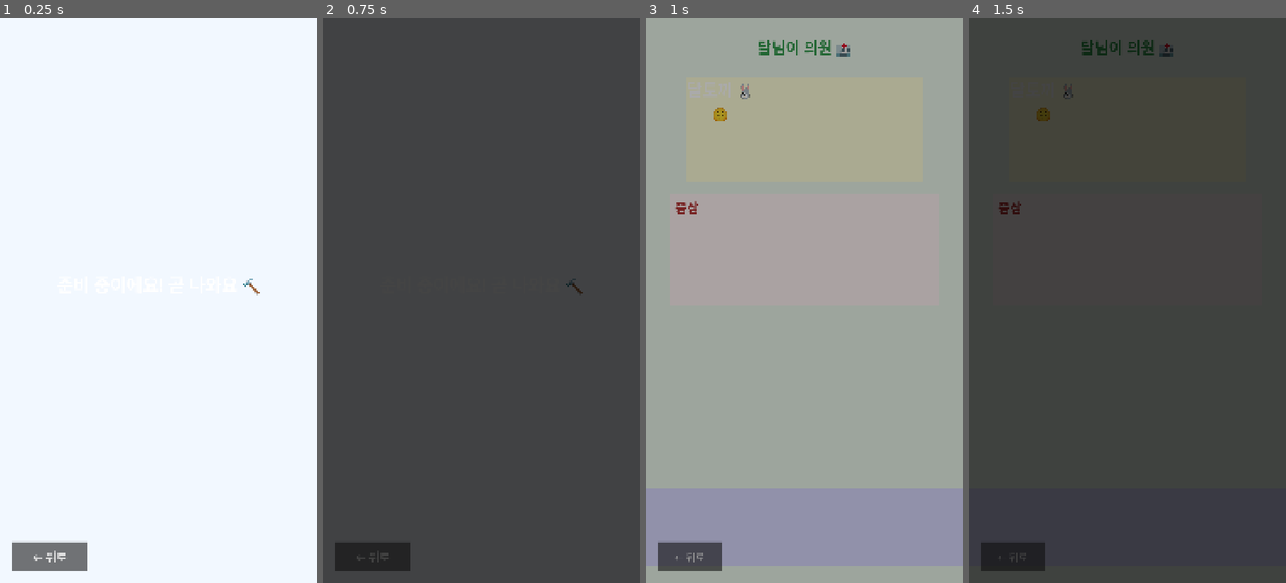
Above: before the commit, frames 1-4 (left to right).
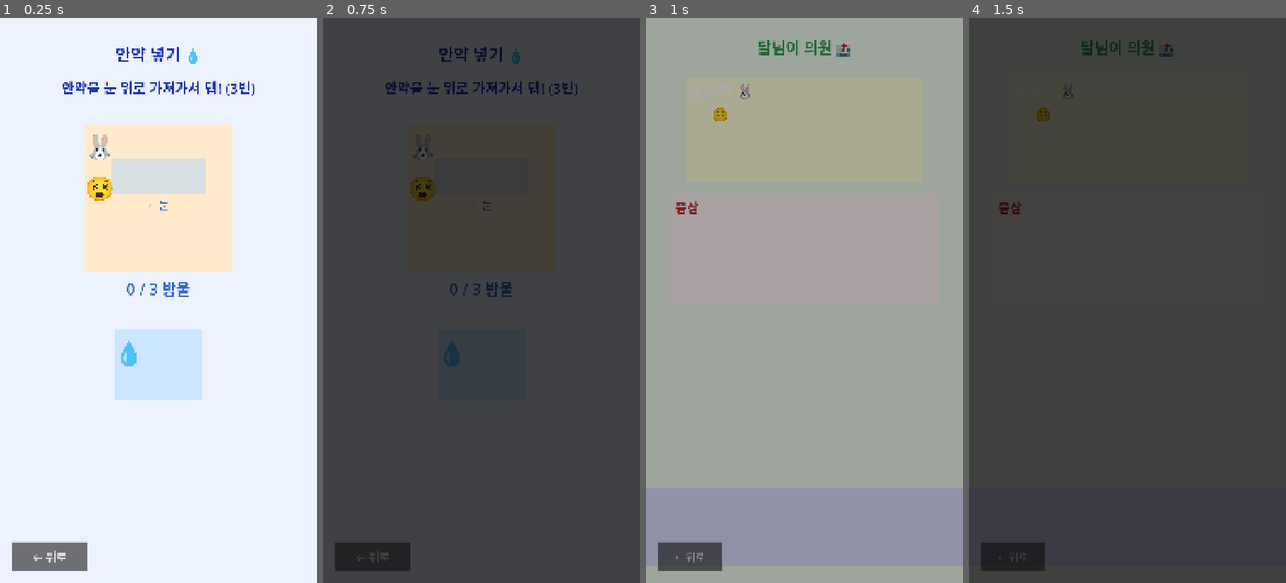
Above: after the commit, the same moments.

Repository: sean-park-funda/dalnimi-doctor
Game: Godot game, scene res://scenes/minigames/EyeDrop.tscn
Two runs of this game, one before a commit and one after it. Both use one fixed random seed, a clock stepped at 60 frames per second and the inputs below. This scene is started directly instead of the project's main scene.
Inputs:
- Up to frame 1 (0.25 s): no input
- Up to frame 2 (0.75 s): click "← 뒤로" at 0.5 s
- Up to frame 3 (1 s): no input
- Up to frame 4 (1.5 s): click "← 뒤로" at 1.25 s

The runs differ from the first frame. In frame 1, 17% of the frame differs, in the area x 19-82%, y 5-68%; in frame 2, 1.4%; in frame 3, nothing differs; in frame 4, nothing differs.

Commit message:
feat: implement 4 remaining minigames (handkerchief, stethoscope, toothbrush, eyedrop)

Diff:
--- a/scenes/minigames/EyeDrop.tscn
+++ b/scenes/minigames/EyeDrop.tscn
@@ -9,16 +9,83 @@
 anchors_preset = 15
 offset_right = 1080.0
 offset_bottom = 1920.0
-color = Color(0.95, 0.97, 1.0, 1)
+color = Color(0.93, 0.95, 1.0, 1)
+
+[node name="Title" type="Label" parent="."]
+offset_left = 80.0
+offset_top = 80.0
+offset_right = 1000.0
+offset_bottom = 180.0
+theme_override_font_sizes/font_size = 56
+horizontal_alignment = 1
+text = "안약 넣기 💧"
+theme_override_colors/font_color = Color(0.1, 0.2, 0.7, 1)
 
 [node name="GuideLabel" type="Label" parent="."]
 offset_left = 80.0
-offset_top = 860.0
+offset_top = 200.0
 offset_right = 1000.0
-offset_bottom = 1060.0
-theme_override_font_sizes/font_size = 60
+offset_bottom = 320.0
+theme_override_font_sizes/font_size = 48
 horizontal_alignment = 1
-text = "준비 중..."
+autowrap_mode = 3
+text = "안약을 눈 위로 가져가서 탭!"
+theme_override_colors/font_color = Color(0.1, 0.2, 0.7, 1)
+
+[node name="PatientChar" type="ColorRect" parent="."]
+offset_left = 290.0
+offset_top = 360.0
+offset_right = 790.0
+offset_bottom = 860.0
+color = Color(1.0, 0.92, 0.8, 1)
+
+[node name="PatientFace" type="Label" parent="PatientChar"]
+anchors_preset = 15
+theme_override_font_sizes/font_size = 100
+horizontal_alignment = 1
+vertical_alignment = 1
+text = "🐰\n😵"
+
+[node name="EyeZone" type="ColorRect" parent="."]
+offset_left = 380.0
+offset_top = 480.0
+offset_right = 700.0
+offset_bottom = 600.0
+color = Color(0.6, 0.8, 1.0, 0.4)
+
+[node name="EyeHint" type="Label" parent="."]
+offset_left = 380.0
+offset_top = 608.0
+offset_right = 700.0
+offset_bottom = 680.0
+theme_override_font_sizes/font_size = 36
+horizontal_alignment = 1
+text = "← 눈"
+theme_override_colors/font_color = Color(0.2, 0.4, 0.8, 1)
+
+[node name="DropCountLabel" type="Label" parent="."]
+offset_left = 80.0
+offset_top = 880.0
+offset_right = 1000.0
+offset_bottom = 980.0
+theme_override_font_sizes/font_size = 52
+horizontal_alignment = 1
+text = "0 / 3 방울"
+theme_override_colors/font_color = Color(0.2, 0.4, 0.8, 1)
+
+[node name="EyeDropItem" type="ColorRect" parent="."]
+offset_left = 390.0
+offset_top = 1060.0
+offset_right = 690.0
+offset_bottom = 1300.0
+color = Color(0.8, 0.9, 1.0, 1)
+
+[node name="DropLabel" type="Label" parent="EyeDropItem"]
+anchors_preset = 15
+theme_override_font_sizes/font_size = 100
+horizontal_alignment = 1
+vertical_alignment = 1
+text = "💧"
 
 [node name="BackButton" type="Button" parent="."]
 offset_left = 40.0
--- a/scenes/minigames/Handkerchief.tscn
+++ b/scenes/minigames/Handkerchief.tscn
@@ -9,16 +9,83 @@
 anchors_preset = 15
 offset_right = 1080.0
 offset_bottom = 1920.0
-color = Color(0.95, 0.97, 1.0, 1)
+color = Color(0.93, 0.97, 1.0, 1)
+
+[node name="Title" type="Label" parent="."]
+offset_left = 80.0
+offset_top = 80.0
+offset_right = 1000.0
+offset_bottom = 180.0
+theme_override_font_sizes/font_size = 56
+horizontal_alignment = 1
+text = "콧물 닦기 🤧"
+theme_override_colors/font_color = Color(0.2, 0.4, 0.8, 1)
 
 [node name="GuideLabel" type="Label" parent="."]
 offset_left = 80.0
-offset_top = 860.0
+offset_top = 200.0
 offset_right = 1000.0
-offset_bottom = 1060.0
-theme_override_font_sizes/font_size = 60
+offset_bottom = 320.0
+theme_override_font_sizes/font_size = 48
 horizontal_alignment = 1
-text = "준비 중..."
+autowrap_mode = 3
+text = "손수건으로 코를 닦아줘요!"
+theme_override_colors/font_color = Color(0.2, 0.4, 0.8, 1)
+
+[node name="PatientChar" type="ColorRect" parent="."]
+offset_left = 290.0
+offset_top = 380.0
+offset_right = 790.0
+offset_bottom = 900.0
+color = Color(1.0, 0.92, 0.8, 1)
+
+[node name="PatientFace" type="Label" parent="PatientChar"]
+anchors_preset = 15
+theme_override_font_sizes/font_size = 100
+horizontal_alignment = 1
+vertical_alignment = 1
+text = "🐰\n😤"
+
+[node name="NoseZone" type="ColorRect" parent="."]
+offset_left = 440.0
+offset_top = 620.0
+offset_right = 640.0
+offset_bottom = 760.0
+color = Color(1.0, 0.7, 0.7, 0.4)
+
+[node name="NoseHint" type="Label" parent="."]
+offset_left = 390.0
+offset_top = 770.0
+offset_right = 690.0
+offset_bottom = 840.0
+theme_override_font_sizes/font_size = 36
+horizontal_alignment = 1
+text = "← 코"
+theme_override_colors/font_color = Color(0.8, 0.3, 0.3, 1)
+
+[node name="ProgressLabel" type="Label" parent="."]
+offset_left = 80.0
+offset_top = 900.0
+offset_right = 1000.0
+offset_bottom = 1000.0
+theme_override_font_sizes/font_size = 52
+horizontal_alignment = 1
+text = "0 / 3"
+theme_override_colors/font_color = Color(0.3, 0.6, 0.3, 1)
+
+[node name="HandkerchiefItem" type="ColorRect" parent="."]
+offset_left = 390.0
+offset_top = 1080.0
+offset_right = 690.0
+offset_bottom = 1300.0
+color = Color(0.9, 0.9, 1.0, 1)
+
+[node name="HkLabel" type="Label" parent="HandkerchiefItem"]
+anchors_preset = 15
+theme_override_font_sizes/font_size = 90
+horizontal_alignment = 1
+vertical_alignment = 1
+text = "🤧"
 
 [node name="BackButton" type="Button" parent="."]
 offset_left = 40.0
--- a/scenes/minigames/Stethoscope.tscn
+++ b/scenes/minigames/Stethoscope.tscn
@@ -9,16 +9,91 @@
 anchors_preset = 15
 offset_right = 1080.0
 offset_bottom = 1920.0
-color = Color(0.95, 0.97, 1.0, 1)
+color = Color(0.95, 0.98, 0.93, 1)
+
+[node name="Title" type="Label" parent="."]
+offset_left = 80.0
+offset_top = 80.0
+offset_right = 1000.0
+offset_bottom = 180.0
+theme_override_font_sizes/font_size = 56
+horizontal_alignment = 1
+text = "배 진찰하기 🩺"
+theme_override_colors/font_color = Color(0.1, 0.5, 0.2, 1)
 
 [node name="GuideLabel" type="Label" parent="."]
 offset_left = 80.0
-offset_top = 860.0
+offset_top = 200.0
 offset_right = 1000.0
-offset_bottom = 1060.0
-theme_override_font_sizes/font_size = 60
+offset_bottom = 320.0
+theme_override_font_sizes/font_size = 48
 horizontal_alignment = 1
-text = "준비 중..."
+autowrap_mode = 3
+text = "청진기를 배에 갖다 대고 기다려요!"
+theme_override_colors/font_color = Color(0.1, 0.5, 0.2, 1)
+
+[node name="PatientChar" type="ColorRect" parent="."]
+offset_left = 290.0
+offset_top = 380.0
+offset_right = 790.0
+offset_bottom = 900.0
+color = Color(1.0, 0.92, 0.8, 1)
+
+[node name="PatientFace" type="Label" parent="PatientChar"]
+anchors_preset = 15
+theme_override_font_sizes/font_size = 100
+horizontal_alignment = 1
+vertical_alignment = 1
+text = "🐰\n😣"
+
+[node name="BellyZone" type="ColorRect" parent="."]
+offset_left = 420.0
+offset_top = 680.0
+offset_right = 660.0
+offset_bottom = 820.0
+color = Color(1.0, 0.8, 0.6, 0.4)
+
+[node name="BellyHint" type="Label" parent="."]
+offset_left = 380.0
+offset_top = 828.0
+offset_right = 700.0
+offset_bottom = 900.0
+theme_override_font_sizes/font_size = 36
+horizontal_alignment = 1
+text = "← 배"
+theme_override_colors/font_color = Color(0.7, 0.4, 0.1, 1)
+
+[node name="ProgressBar" type="ProgressBar" parent="."]
+offset_left = 160.0
+offset_top = 920.0
+offset_right = 920.0
+offset_bottom = 960.0
+max_value = 3.0
+value = 0.0
+
+[node name="ProgressLabel" type="Label" parent="."]
+offset_left = 80.0
+offset_top = 970.0
+offset_right = 1000.0
+offset_bottom = 1050.0
+theme_override_font_sizes/font_size = 44
+horizontal_alignment = 1
+text = "청진기를 배에 올려두세요"
+theme_override_colors/font_color = Color(0.4, 0.4, 0.4, 1)
+
+[node name="StethoscopeItem" type="ColorRect" parent="."]
+offset_left = 390.0
+offset_top = 1100.0
+offset_right = 690.0
+offset_bottom = 1340.0
+color = Color(0.7, 0.7, 0.9, 1)
+
+[node name="StethoLabel" type="Label" parent="StethoscopeItem"]
+anchors_preset = 15
+theme_override_font_sizes/font_size = 100
+horizontal_alignment = 1
+vertical_alignment = 1
+text = "🩺"
 
 [node name="BackButton" type="Button" parent="."]
 offset_left = 40.0
--- a/scenes/minigames/Toothbrush.tscn
+++ b/scenes/minigames/Toothbrush.tscn
@@ -9,16 +9,80 @@
 anchors_preset = 15
 offset_right = 1080.0
 offset_bottom = 1920.0
-color = Color(0.95, 0.97, 1.0, 1)
+color = Color(0.95, 0.98, 1.0, 1)
+
+[node name="Title" type="Label" parent="."]
+offset_left = 80.0
+offset_top = 80.0
+offset_right = 1000.0
+offset_bottom = 180.0
+theme_override_font_sizes/font_size = 56
+horizontal_alignment = 1
+text = "양치하기 🦷"
+theme_override_colors/font_color = Color(0.1, 0.3, 0.7, 1)
 
 [node name="GuideLabel" type="Label" parent="."]
 offset_left = 80.0
-offset_top = 860.0
+offset_top = 200.0
+offset_right = 1000.0
+offset_bottom = 320.0
+theme_override_font_sizes/font_size = 48
+horizontal_alignment = 1
+autowrap_mode = 3
+text = "칫솔을 좌우로 문질러요!"
+theme_override_colors/font_color = Color(0.1, 0.3, 0.7, 1)
+
+[node name="PatientChar" type="ColorRect" parent="."]
+offset_left = 290.0
+offset_top = 360.0
+offset_right = 790.0
+offset_bottom = 800.0
+color = Color(1.0, 0.92, 0.8, 1)
+
+[node name="PatientFace" type="Label" parent="PatientChar"]
+anchors_preset = 15
+theme_override_font_sizes/font_size = 90
+horizontal_alignment = 1
+vertical_alignment = 1
+text = "🐰\n😬"
+
+[node name="TeethZone" type="ColorRect" parent="."]
+offset_left = 360.0
+offset_top = 810.0
+offset_right = 720.0
+offset_bottom = 940.0
+color = Color(1.0, 1.0, 0.85, 0.6)
+
+[node name="TeethLabel" type="Label" parent="TeethZone"]
+anchors_preset = 15
+theme_override_font_sizes/font_size = 52
+horizontal_alignment = 1
+vertical_alignment = 1
+text = "🦷🦷🦷"
+
+[node name="ProgressLabel" type="Label" parent="."]
+offset_left = 80.0
+offset_top = 960.0
 offset_right = 1000.0
 offset_bottom = 1060.0
-theme_override_font_sizes/font_size = 60
+theme_override_font_sizes/font_size = 52
 horizontal_alignment = 1
-text = "준비 중..."
+text = "0 / 5"
+theme_override_colors/font_color = Color(0.2, 0.5, 0.8, 1)
+
+[node name="ToothbrushItem" type="ColorRect" parent="."]
+offset_left = 390.0
+offset_top = 1100.0
+offset_right = 690.0
+offset_bottom = 1340.0
+color = Color(0.7, 0.9, 1.0, 1)
+
+[node name="BrushLabel" type="Label" parent="ToothbrushItem"]
+anchors_preset = 15
+theme_override_font_sizes/font_size = 100
+horizontal_alignment = 1
+vertical_alignment = 1
+text = "🪥"
 
 [node name="BackButton" type="Button" parent="."]
 offset_left = 40.0
--- a/scripts/minigames/eyedrop.gd
+++ b/scripts/minigames/eyedrop.gd
@@ -1,7 +1,87 @@
 extends Node2D
 
+# 안약을 눈 위에 가져다 대고 3번 탭하기
+var drop_count = 0
+const TARGET_DROPS = 3
+var dragging = false
+var over_eye = false
+
+@onready var guide_label = $GuideLabel
+@onready var drop_count_label = $DropCountLabel
+@onready var drop_item = $EyeDropItem
+@onready var eye_zone = $EyeZone
+@onready var patient_face = $PatientChar/PatientFace
+
 func _ready():
-	$GuideLabel.text = "준비 중이에요! 곧 나와요 🔨"
+	guide_label.text = "안약을 눈 위로 가져가서 탭! (%d번)" % TARGET_DROPS
+	drop_count_label.text = "0 / %d 방울" % TARGET_DROPS
+
+func _input(event):
+	if event is InputEventMouseButton or event is InputEventScreenTouch:
+		var pos = event.position
+		if event.pressed:
+			if drop_item.get_global_rect().has_point(pos):
+				dragging = true
+			# 눈 위에 있을 때 탭하면 안약 투여
+			if over_eye and dragging:
+				_drop_one()
+		elif not event.pressed:
+			dragging = false
+
+	if (event is InputEventMouseMotion or event is InputEventScreenDrag) and dragging:
+		var pos = event.position
+		drop_item.global_position = pos - Vector2(150, 120)
+		over_eye = eye_zone.get_global_rect().has_point(pos)
+		if over_eye:
+			eye_zone.color = Color(0.4, 0.7, 1.0, 0.6)
+			guide_label.text = "탭! 💧"
+		else:
+			eye_zone.color = Color(0.6, 0.8, 1.0, 0.4)
+			guide_label.text = "안약을 눈 위로 가져가서 탭!"
+
+func _drop_one():
+	drop_count += 1
+	SoundManager.play_sfx("sfx_beep")
+	drop_count_label.text = "%d / %d 방울" % [drop_count, TARGET_DROPS]
+	_spawn_drop()
+	var tw = create_tween()
+	tw.tween_property(drop_item, "modulate", Color(0.5, 0.8, 1.0, 1), 0.1)
+	tw.tween_property(drop_item, "modulate", Color(1, 1, 1, 1), 0.1)
+	if drop_count >= TARGET_DROPS:
+		_complete()
+
+func _spawn_drop():
+	var lbl = Label.new()
+	lbl.text = "💧"
+	lbl.add_theme_font_size_override("font_size", 40)
+	lbl.position = eye_zone.position + Vector2(randf_range(0, 120), -20)
+	add_child(lbl)
+	var tw = create_tween()
+	tw.tween_property(lbl, "position:y", lbl.position.y + 80, 0.4)
+	tw.parallel().tween_property(lbl, "modulate:a", 0.0, 0.4)
+	tw.tween_callback(lbl.queue_free)
+
+func _complete():
+	dragging = false
+	guide_label.text = "눈이 시원해졌어요! ✅"
+	patient_face.text = "🐰\n😊"
+	eye_zone.color = Color(0.4, 0.9, 0.4, 0.5)
+	_spawn_particles()
+	await get_tree().create_timer(2.0).timeout
+	GameManager.mark_treated("eye_itch")
+	SceneTransition.change_scene("res://scenes/ExamRoom.tscn")
+
+func _spawn_particles():
+	for i in range(10):
+		var lbl = Label.new()
+		lbl.text = ["💧", "✨", "🌟"][randi() % 3]
+		lbl.add_theme_font_size_override("font_size", 44)
+		lbl.position = eye_zone.position + Vector2(randf_range(-40, 40), randf_range(-20, 20))
+		add_child(lbl)
+		var tw = create_tween()
+		tw.tween_property(lbl, "position:y", lbl.position.y - 180, 0.8)
+		tw.parallel().tween_property(lbl, "modulate:a", 0.0, 0.8)
+		tw.tween_callback(lbl.queue_free)
 
 func _on_back_pressed():
 	SceneTransition.change_scene("res://scenes/ExamRoom.tscn")
--- a/scripts/minigames/handkerchief.gd
+++ b/scripts/minigames/handkerchief.gd
@@ -1,7 +1,70 @@
 extends Node2D
 
+# 손수건으로 코를 위→아래로 3번 닦기
+var swipe_count = 0
+const TARGET_SWIPES = 3
+var dragging = false
+var swipe_start_y = 0.0
+
+@onready var guide_label = $GuideLabel
+@onready var progress_label = $ProgressLabel
+@onready var hk_item = $HandkerchiefItem
+@onready var nose_zone = $NoseZone
+@onready var patient_face = $PatientChar/PatientFace
+
 func _ready():
-	$GuideLabel.text = "준비 중이에요! 곧 나와요 🔨"
+	guide_label.text = "손수건으로 코를 닦아줘요! (위→아래 %d번)" % TARGET_SWIPES
+	progress_label.text = "0 / %d" % TARGET_SWIPES
+
+func _input(event):
+	if event is InputEventMouseButton or event is InputEventScreenTouch:
+		var pos = event.position
+		if event.pressed and hk_item.get_global_rect().has_point(pos):
+			dragging = true
+			swipe_start_y = pos.y
+		elif not event.pressed:
+			dragging = false
+
+	if (event is InputEventMouseMotion or event is InputEventScreenDrag) and dragging:
+		var pos = event.position
+		hk_item.global_position = pos - Vector2(150, 110)
+		if nose_zone.get_global_rect().has_point(pos):
+			var dy = pos.y - swipe_start_y
+			if dy > 60:
+				swipe_count += 1
+				swipe_start_y = pos.y
+				_on_swipe()
+
+func _on_swipe():
+	SoundManager.play_sfx("sfx_brush")
+	progress_label.text = "%d / %d" % [swipe_count, TARGET_SWIPES]
+	nose_zone.color = Color(0.6 + swipe_count * 0.1, 1.0, 0.6, 0.5)
+	var tw = create_tween()
+	tw.tween_property(hk_item, "modulate", Color(1, 1, 0.5, 1), 0.08)
+	tw.tween_property(hk_item, "modulate", Color(1, 1, 1, 1), 0.08)
+	if swipe_count >= TARGET_SWIPES:
+		_complete()
+
+func _complete():
+	dragging = false
+	guide_label.text = "깨끗해졌어요! ✅"
+	patient_face.text = "🐰\n😊"
+	_spawn_particles()
+	await get_tree().create_timer(2.0).timeout
+	GameManager.mark_treated("runny_nose")
+	SceneTransition.change_scene("res://scenes/ExamRoom.tscn")
+
+func _spawn_particles():
+	for i in range(10):
+		var lbl = Label.new()
+		lbl.text = ["✨", "💨", "🌟"][randi() % 3]
+		lbl.add_theme_font_size_override("font_size", 48)
+		lbl.position = nose_zone.position + Vector2(randf_range(-40, 40), randf_range(-40, 40))
+		add_child(lbl)
+		var tw = create_tween()
+		tw.tween_property(lbl, "position:y", lbl.position.y - 200, 0.8)
+		tw.parallel().tween_property(lbl, "modulate:a", 0.0, 0.8)
+		tw.tween_callback(lbl.queue_free)
 
 func _on_back_pressed():
 	SceneTransition.change_scene("res://scenes/ExamRoom.tscn")
--- a/scripts/minigames/stethoscope.gd
+++ b/scripts/minigames/stethoscope.gd
@@ -1,7 +1,79 @@
 extends Node2D
 
+# 청진기를 배에 올려두고 3초 유지
+const HOLD_TIME = 3.0
+var hold_timer = 0.0
+var dragging = false
+var on_belly = false
+var done = false
+
+@onready var guide_label = $GuideLabel
+@onready var progress_bar = $ProgressBar
+@onready var progress_label = $ProgressLabel
+@onready var stetho_item = $StethoscopeItem
+@onready var belly_zone = $BellyZone
+@onready var patient_face = $PatientChar/PatientFace
+
 func _ready():
-	$GuideLabel.text = "준비 중이에요! 곧 나와요 🔨"
+	progress_bar.max_value = HOLD_TIME
+	progress_bar.value = 0.0
+	guide_label.text = "청진기를 배에 올려두고 기다려요!"
+
+func _process(delta):
+	if on_belly and not done:
+		hold_timer += delta
+		progress_bar.value = hold_timer
+		progress_label.text = "듣는 중... 🎵"
+		if hold_timer >= HOLD_TIME:
+			_complete()
+	elif not on_belly and not done:
+		hold_timer = maxf(hold_timer - delta * 2.0, 0.0)
+		progress_bar.value = hold_timer
+		if hold_timer == 0.0:
+			progress_label.text = "청진기를 배에 올려두세요"
+
+func _input(event):
+	if event is InputEventMouseButton or event is InputEventScreenTouch:
+		var pos = event.position
+		if event.pressed and stetho_item.get_global_rect().has_point(pos):
+			dragging = true
+		elif not event.pressed:
+			dragging = false
+			on_belly = false
+
+	if (event is InputEventMouseMotion or event is InputEventScreenDrag) and dragging:
+		var pos = event.position
+		stetho_item.global_position = pos - Vector2(150, 120)
+		on_belly = belly_zone.get_global_rect().has_point(pos)
+		if on_belly:
+			belly_zone.color = Color(0.6, 1.0, 0.6, 0.5)
+		else:
+			belly_zone.color = Color(1.0, 0.8, 0.6, 0.4)
+
+func _complete():
+	if done: return
+	done = true
+	dragging = false
+	on_belly = false
+	guide_label.text = "심장 소리 잘 들었어요! ✅"
+	patient_face.text = "🐰\n😌"
+	progress_label.text = "💓 정상이에요!"
+	_spawn_particles()
+	await get_tree().create_timer(2.0).timeout
+	GameManager.mark_treated("stomachache")
+	SceneTransition.change_scene("res://scenes/ExamRoom.tscn")
+
+func _spawn_particles():
+	for i in range(10):
+		var lbl = Label.new()
+		lbl.text = ["💓", "🎵", "✨"][randi() % 3]
+		lbl.add_theme_font_size_override("font_size", 48)
+		lbl.position = belly_zone.position + Vector2(randf_range(-40, 40), randf_range(-40, 40))
+		add_child(lbl)
+		var tw = create_tween()
+		tw.tween_property(lbl, "position:y", lbl.position.y - 200, 0.9)
+		tw.parallel().tween_property(lbl, "modulate:a", 0.0, 0.9)
+		tw.tween_callback(lbl.queue_free)
 
 func _on_back_pressed():
 	SceneTransition.change_scene("res://scenes/ExamRoom.tscn")
--- a/scripts/minigames/toothbrush.gd
+++ b/scripts/minigames/toothbrush.gd
@@ -1,7 +1,74 @@
 extends Node2D
 
+# 칫솔을 좌우로 5번 문지르기
+var swipe_count = 0
+const TARGET_SWIPES = 5
+var dragging = false
+var swipe_start_x = 0.0
+
+@onready var guide_label = $GuideLabel
+@onready var progress_label = $ProgressLabel
+@onready var brush_item = $ToothbrushItem
+@onready var teeth_zone = $TeethZone
+@onready var teeth_label = $TeethZone/TeethLabel
+@onready var patient_face = $PatientChar/PatientFace
+
 func _ready():
-	$GuideLabel.text = "준비 중이에요! 곧 나와요 🔨"
+	guide_label.text = "칫솔을 좌우로 문질러요! (%d번)" % TARGET_SWIPES
+	progress_label.text = "0 / %d" % TARGET_SWIPES
+
+func _input(event):
+	if event is InputEventMouseButton or event is InputEventScreenTouch:
+		var pos = event.position
+		if event.pressed and brush_item.get_global_rect().has_point(pos):
+			dragging = true
+			swipe_start_x = pos.x
+		elif not event.pressed:
+			dragging = false
+
+	if (event is InputEventMouseMotion or event is InputEventScreenDrag) and dragging:
+		var pos = event.position
+		brush_item.global_position = pos - Vector2(150, 120)
+		if teeth_zone.get_global_rect().has_point(pos):
+			var dx = abs(pos.x - swipe_start_x)
+			if dx > 70:
+				swipe_count += 1
+				swipe_start_x = pos.x
+				_on_swipe()
+
+func _on_swipe():
+	SoundManager.play_sfx("sfx_brush")
+	progress_label.text = "%d / %d" % [swipe_count, TARGET_SWIPES]
+	# 치아가 점점 하얗게
+	var white = swipe_count / float(TARGET_SWIPES)
+	teeth_zone.color = Color(0.9 + white * 0.1, 0.9 + white * 0.1, 0.7 + white * 0.3, 0.7)
+	var tw = create_tween()
+	tw.tween_property(brush_item, "modulate", Color(0.7, 1.0, 1.0, 1), 0.08)
+	tw.tween_property(brush_item, "modulate", Color(1, 1, 1, 1), 0.08)
+	if swipe_count >= TARGET_SWIPES:
+		_complete()
+
+func _complete():
+	dragging = false
+	guide_label.text = "치아가 반짝반짝! ✅"
+	patient_face.text = "🐰\n😁"
+	teeth_label.text = "🦷✨🦷"
+	_spawn_particles()
+	await get_tree().create_timer(2.0).timeout
+	GameManager.mark_treated("toothache")
+	SceneTransition.change_scene("res://scenes/ExamRoom.tscn")
+
+func _spawn_particles():
+	for i in range(12):
+		var lbl = Label.new()
+		lbl.text = ["✨", "⭐", "🦷"][randi() % 3]
+		lbl.add_theme_font_size_override("font_size", 48)
+		lbl.position = teeth_zone.position + Vector2(randf_range(-60, 60), randf_range(-20, 20))
+		add_child(lbl)
+		var tw = create_tween()
+		tw.tween_property(lbl, "position:y", lbl.position.y - 220, 0.8)
+		tw.parallel().tween_property(lbl, "modulate:a", 0.0, 0.8)
+		tw.tween_callback(lbl.queue_free)
 
 func _on_back_pressed():
 	SceneTransition.change_scene("res://scenes/ExamRoom.tscn")
